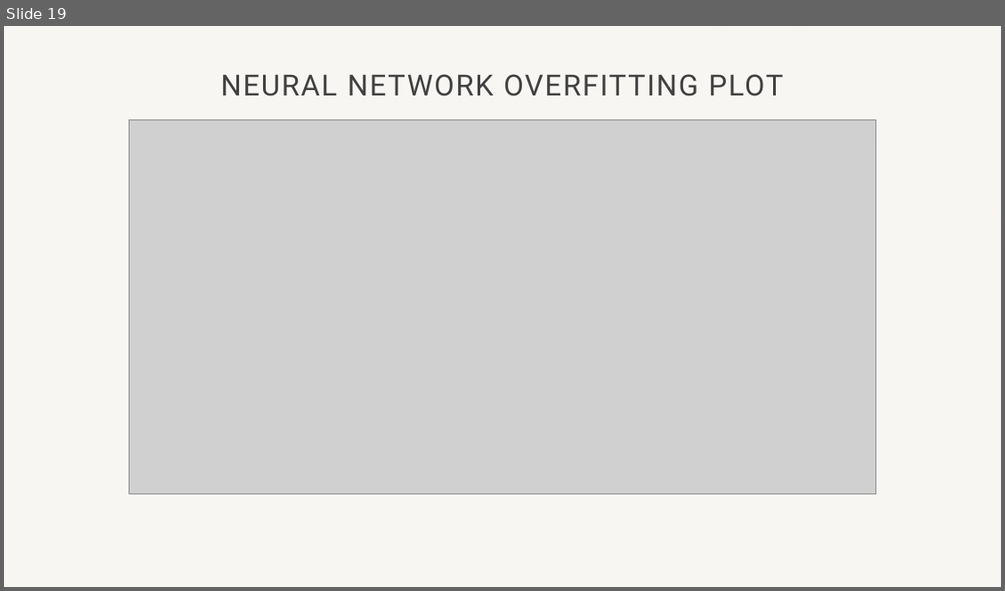
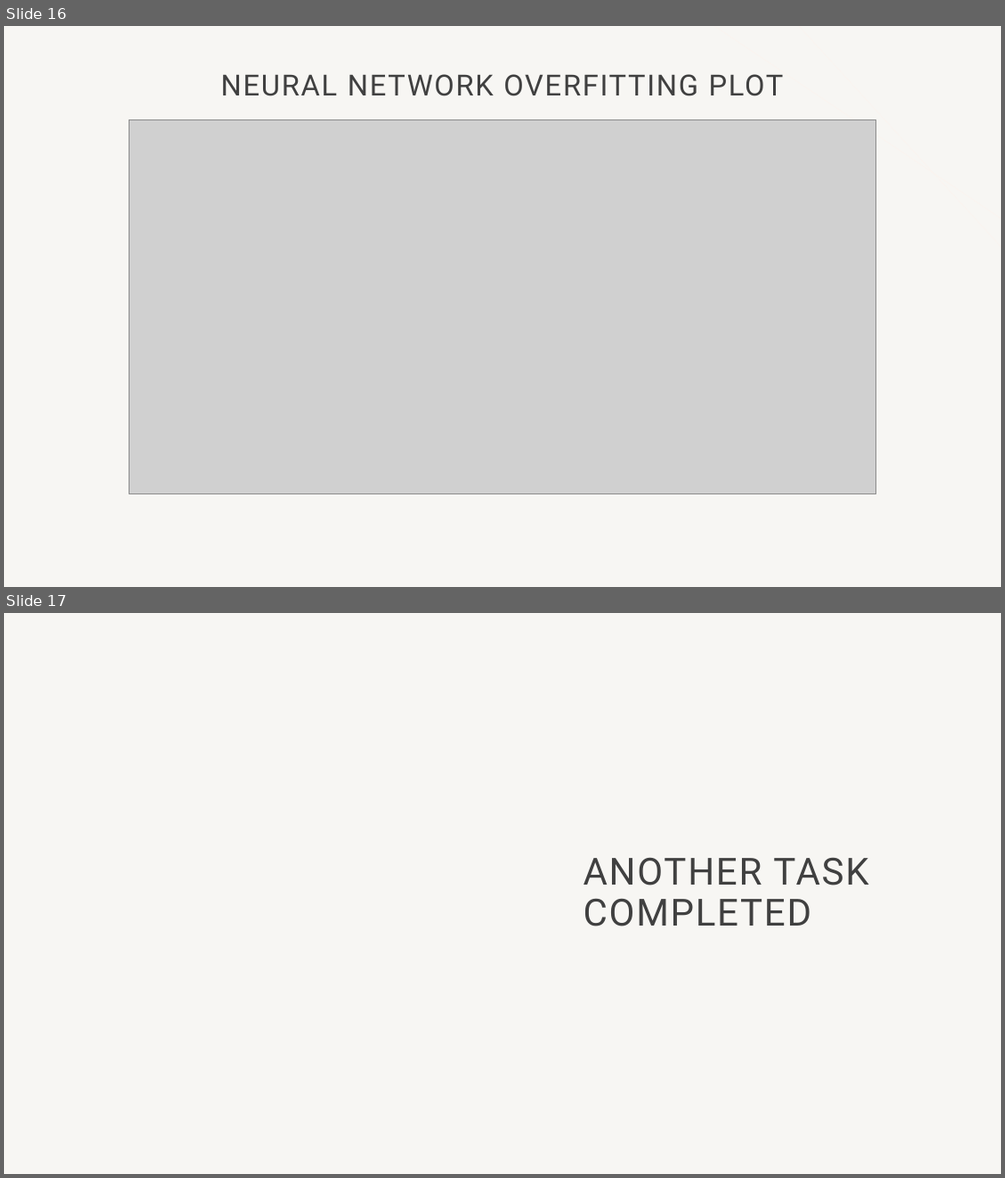
Before and after one commit to Vitalijs-Tickovs/Training_For_Accenture, a slide deck: Bike_Project/Mini project.pptx. Shown one above the other, each under a label of ours: slide 19 before the commit, slides 16 and 17 after it. The pictures are 1005x591 and 1005x1178 pixels, drawn with LibreOffice and Linux fonts; fonts in the diff are those of the drawing; grey boxes stand for pictures; background and template pictures are left out. Boxes give left, top, right and bottom in pixels: in the first picture for what was removed or moved away, otherwise in the second. Text is boxed around its words. In the diff, an @@ line names an element or a change of style, - is before the commit and + after.

```diff
--- a/Bike_Project/Mini project.pptx
+++ b/Bike_Project/Mini project.pptx
@@ slide 17 added at [4,613,1001,1174], background #F7F6F3 @@
@@ title added at [583,857,868,926], 36 pt, text #404040 @@
+ANOTHER TASK COMPLETED
@@ what was slide 19 is now slide 16 @@
```
Also in this commit, not shown: 5 slides changed, 13 other slides added, 10 slides removed, 1 other file.
